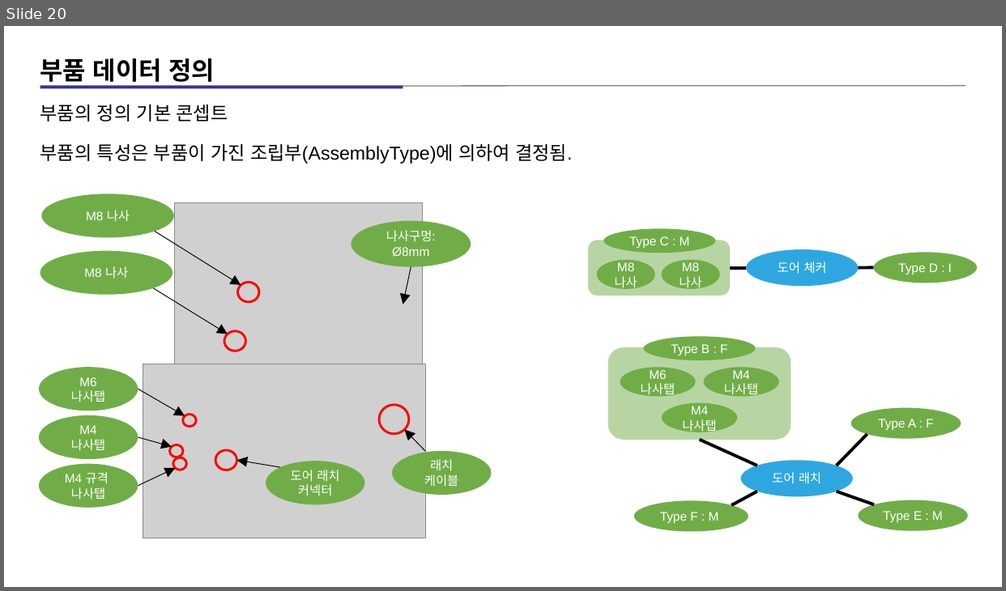
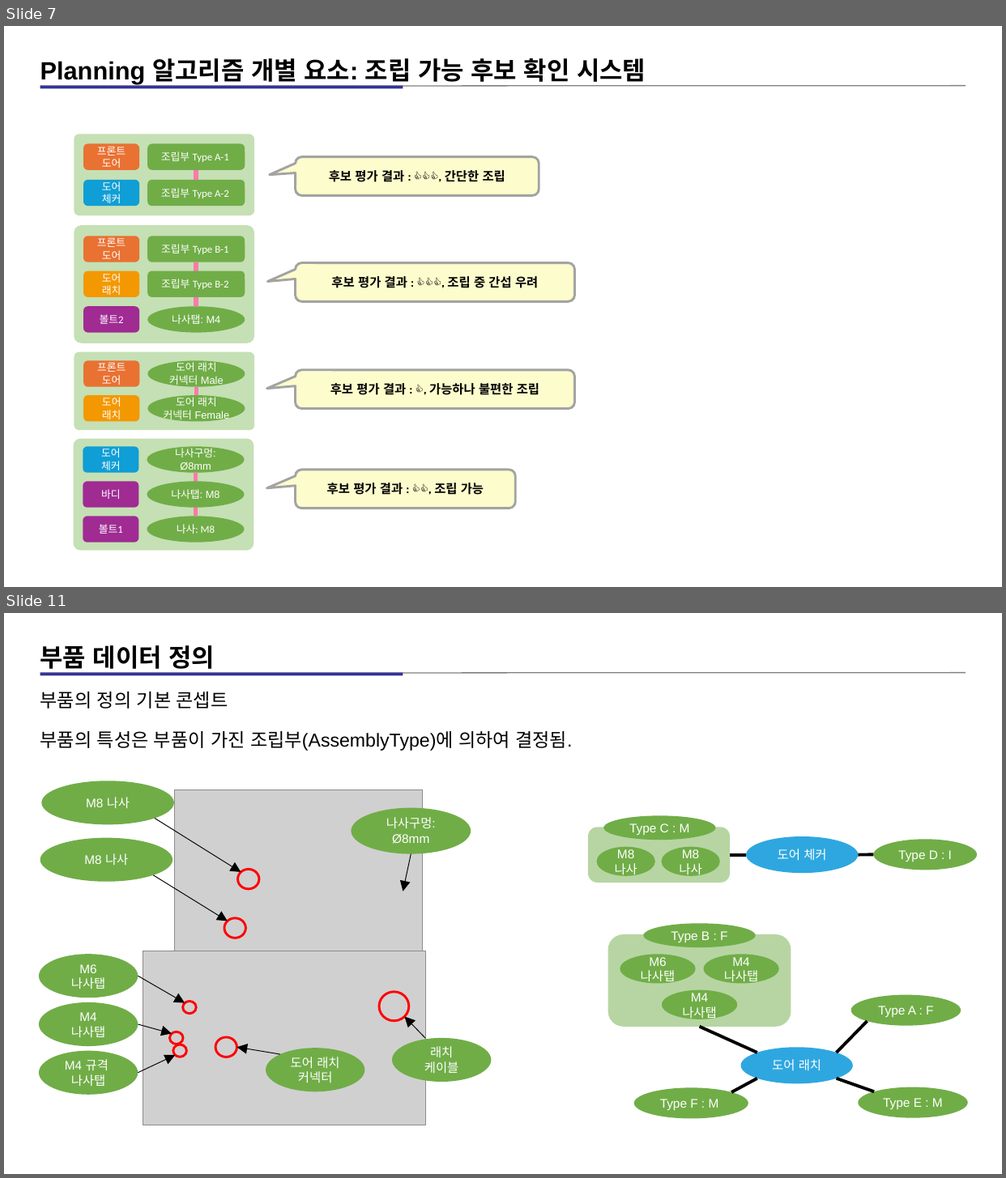
Before and after one commit to kimz1121/test, a slide deck: 현대차 심볼릭 플레너 예시 설명 자료_12_아키텍쳐_자료(작성중).pptx. Shown one above the other, each under a label of ours: slide 20 before the commit, slides 7 and 11 after it; the slides between them are not shown. The pictures are 1006x591 and 1006x1178 pixels, drawn with LibreOffice and Linux fonts; fonts in the diff are those of the drawing; grey boxes stand for pictures. Boxes give left, top, right and bottom in pixels: in the first picture for what was removed or moved away, otherwise in the second. Text is boxed around its words. In the diff, an @@ line names an element or a change of style, - is before the commit and + after.

```diff
--- a/현대차 심볼릭 플레너 예시 설명 자료_12_아키텍쳐_자료(작성중).pptx
+++ b/현대차 심볼릭 플레너 예시 설명 자료_12_아키텍쳐_자료(작성중).pptx
@@ slide 7 added at [4,26,1002,587], background #FFFFFF @@
@@ text added at [40,58,646,87], 24 pt, text #000000, bold @@
+Planning 알고리즘 개별 요소: 조립 가능 후보 확인 시스템
@@ line added from (40, 86) to (966, 86), #808080 1 pt @@
@@ rectangle added at [40,86,403,89], fill #333399 @@
@@ group added at [74,134,254,216]: 5 rounded rectangles, 1 line @@
+조립부 Type A-1
+프론트 도어
+조립부 Type A-2
+도어
+체커
@@ rounded speech box added at [296,157,539,196], fill #FDFCCC, outline #A3A3A3 2.25 pt, 12 pt, text #000000, bold @@
+후보 평가 결과 : 👍👍👍, 간단한 조립
@@ rounded speech box added at [296,263,574,302], fill #FDFCCC, outline #A3A3A3 2.25 pt, 12 pt, text #000000, bold @@
+후보 평가 결과 : 👍👍👍, 조립 중 간섭 우려
@@ group added at [74,225,254,344]: 6 rounded rectangles, 1 line, 1 ellipse @@
+조립부 Type B-1
+프론트 도어
+도어 래치
+조립부 Type B-2
+나사탭: M4
+볼트2
@@ group added at [74,352,255,430]: 3 rounded rectangles, 2 ellipses, 1 line @@
+도어 래치
+도어 래치 커넥터 Female
+프론트 도어
+도어 래치 커넥터 Male
@@ rounded speech box added at [296,370,574,409], fill #FDFCCC, outline #A3A3A3 2.25 pt, 12 pt, text #000000, bold @@
+후보 평가 결과 : 👍, 가능하나 불편한 조립
@@ rounded speech box added at [296,470,515,509], fill #FDFCCC, outline #A3A3A3 2.25 pt, 12 pt, text #000000, bold @@
+후보 평가 결과 : 👍👍, 조립 가능
@@ group added at [74,438,254,550]: 4 rounded rectangles, 3 ellipses, 1 line @@
+나사구멍: Ø8mm
+도어
+체커
+나사탭: M8
+바디
+나사: M8
+볼트1
@@ what was slide 20 is now slide 11 @@
```
Also in this commit, not shown: 2 slides changed, 10 other slides added, 1 other file.
